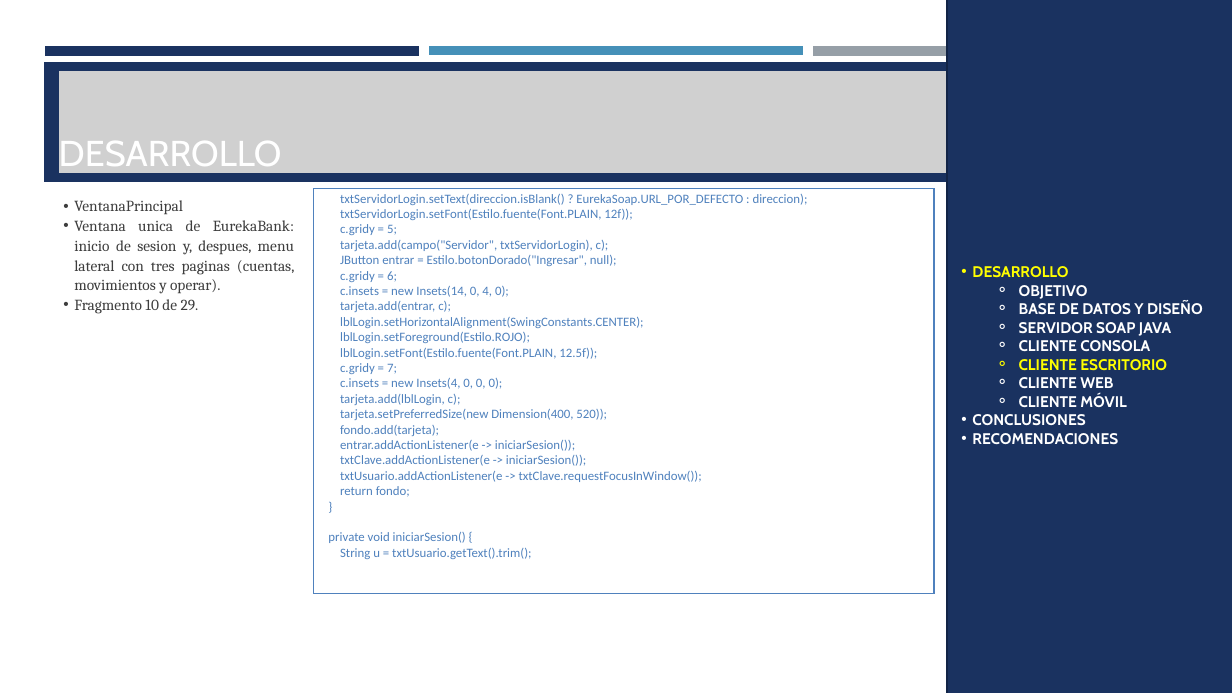
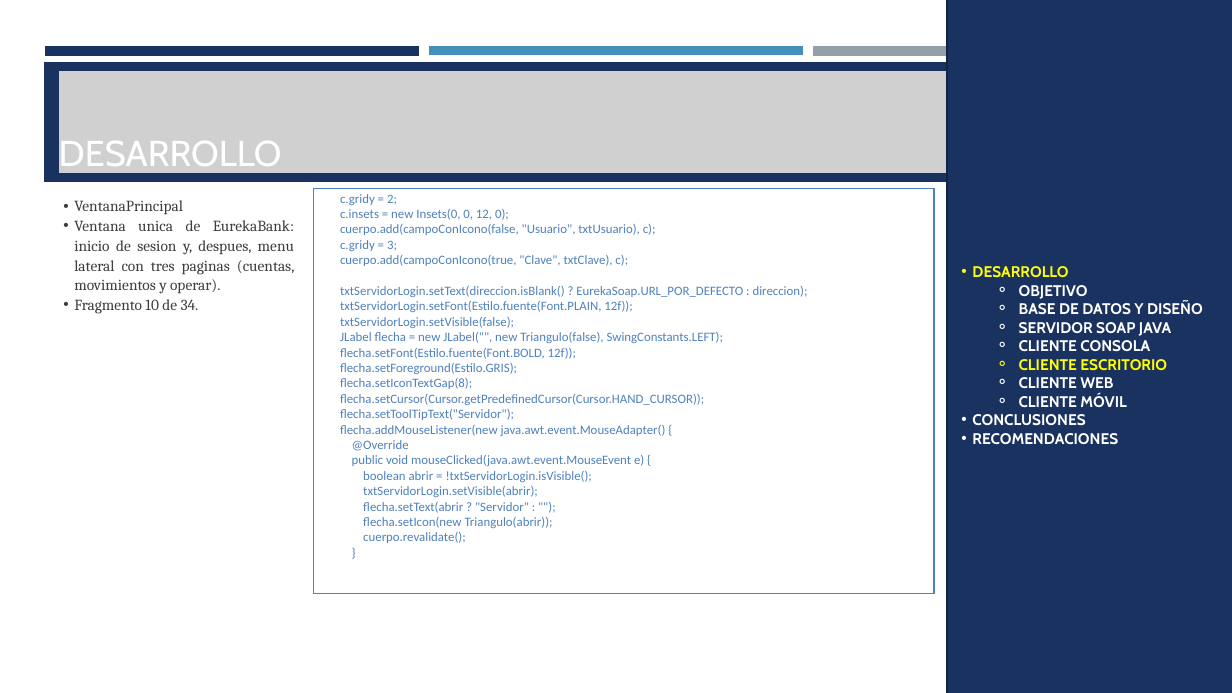
Before and after one commit to ldmoran/PAO202651_ARQSOFT_NRC36883, a slide deck: slide 82 of P1/TG1.1. PAO202651_SOAP_JAVA_EUREKABANK_NRC_36883_GR07/04. DOCUMENTACION/PRESENTACION TG1.1 EurekaBank SOAP Java con BDD LOCAL GR07.pptx. Drawn at 1232x693 pixels with LibreOffice and Linux fonts; fonts in the diff are those of the drawing; grey boxes stand for pictures. Boxes give left, top, right and bottom in pixels: in the first picture for what was removed or moved away, otherwise in the second. Text is boxed around its words. In the diff, an @@ line names an element or a change of style, - is before the commit and + after.

Commit message:
EurekaBank: login unificado (foto de Monster, campos con icono, boton azul) en escritorio, web y movil de TG1.1 y TG1.2; capturas y presentaciones actualizadas

```diff
--- a/P1/TG1.1. PAO202651_SOAP_JAVA_EUREKABANK_NRC_36883_GR07/04. DOCUMENTACION/PRESENTACION TG1.1 EurekaBank SOAP Java con BDD LOCAL GR07.pptx
+++ b/P1/TG1.1. PAO202651_SOAP_JAVA_EUREKABANK_NRC_36883_GR07/04. DOCUMENTACION/PRESENTACION TG1.1 EurekaBank SOAP Java con BDD LOCAL GR07.pptx
@@ text at (340,194,656,266): paragraphs added @@
+c.gridy = 2;
+c.insets = new Insets(0, 0, 12, 0);
+cuerpo.add(campoConIcono(false, "Usuario", txtUsuario), c);
+c.gridy = 3;
+cuerpo.add(campoConIcono(true, "Clave", txtClave), c);
@@ text at (74,299,199,314): text changed @@
-  • Fragmento 10 de 29.
+  • Fragmento 10 de 34.
@@ text at (340,317,723,543): text changed @@
-c.gridy = 5;
-tarjeta.add(campo("Servidor", txtServidorLogin), c);
-JButton entrar = Estilo.botonDorado("Ingresar", null);
-c.gridy = 6;
-c.insets = new Insets(14, 0, 4, 0);
-tarjeta.add(entrar, c);
-lblLogin.setHorizontalAlignment(SwingConstants.CENTER);
-lblLogin.setForeground(Estilo.ROJO);
-lblLogin.setFont(Estilo.fuente(Font.PLAIN, 12.5f));
-c.gridy = 7;
-c.insets = new Insets(4, 0, 0, 0);
-tarjeta.add(lblLogin, c);
-tarjeta.setPreferredSize(new Dimension(400, 520));
-fondo.add(tarjeta);
-entrar.addActionListener(e -> iniciarSesion());
-txtClave.addActionListener(e -> iniciarSesion());
-txtUsuario.addActionListener(e -> txtClave.requestFocusInWindow());
-return fondo;
+txtServidorLogin.setVisible(false);
+JLabel flecha = new JLabel("", new Triangulo(false), SwingConstants.LEFT);
+flecha.setFont(Estilo.fuente(Font.BOLD, 12f));
+flecha.setForeground(Estilo.GRIS);
+flecha.setIconTextGap(8);
+flecha.setCursor(Cursor.getPredefinedCursor(Cursor.HAND_CURSOR));
+flecha.setToolTipText("Servidor");
+flecha.addMouseListener(new java.awt.event.MouseAdapter() {
+@Override
+public void mouseClicked(java.awt.event.MouseEvent e) {
+boolean abrir = !txtServidorLogin.isVisible();
+txtServidorLogin.setVisible(abrir);
+flecha.setText(abrir ? "Servidor" : "");
+flecha.setIcon(new Triangulo(abrir));
+cuerpo.revalidate();
@@ text at (328,532,531,559): paragraphs removed @@
-private void iniciarSesion() {
-String u = txtUsuario.getText().trim();
```
Also in this commit, not shown: 28 other slides changed, 5 slides added, 33 other files.
